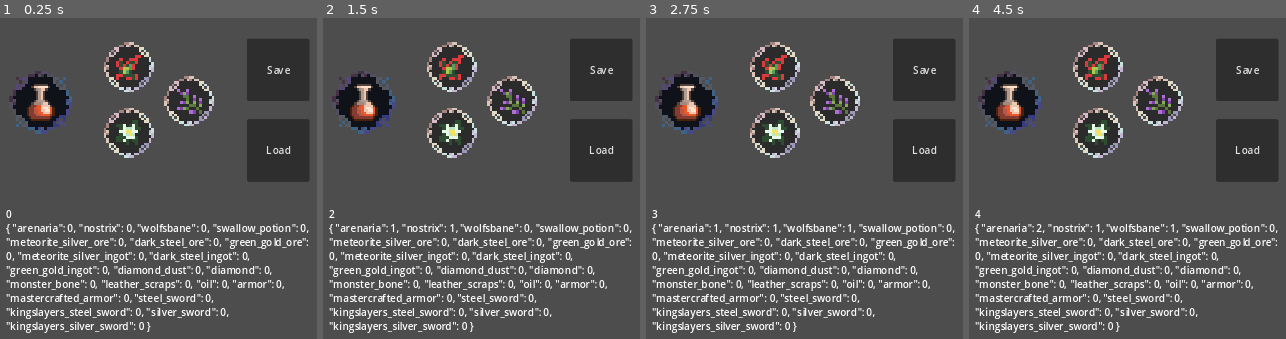
Above: before the commit, frames 1-4 (left to right).
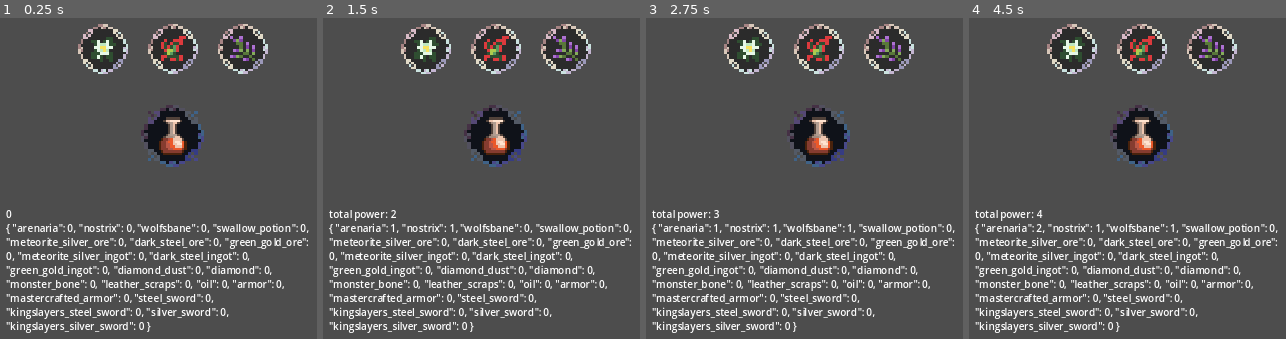
Above: after the commit, the same moments.

Repository: alexg-lviv/Mori-Bazius-Frontend
Game: Godot game, scene res://src/scenes/Main.tscn
Same seed, same stepped clock (60 frames per second), same inputs: the game is played once before the commit and once after it.
Inputs (mouse positions are in pixels of both pictures, inside the frame that each line leads up to; where the layout moved, square brackets give the same spot in the first picture):
- Up to frame 1 (0.25 s): no input
- Up to frame 2 (1.5 s): click (427, 50) [452, 133] at 0.5 s; click (497, 50) [452, 66] at 1.25 s
- Up to frame 3 (2.75 s): click (890, 50) [836, 101] at 2 s
- Up to frame 4 (4.5 s): click (1247, 69) at 2.75 s, where only the run before the commit has a clickable "Save"; click (1247, 149) at 3.5 s, where only the run before the commit has a clickable "Load"; click (1073, 50) [1098, 133] at 4.25 s

The runs differ from the first frame. In frame 1, 21% of the frame differs, in the area x 2-98%, y 1-52%; in frame 2, 21%; in frame 3, 21%, in the area x 1-98%, y 1-64%; in frame 4, 21%.

Commit message:
Refactor

Diff:
--- a/src/project.godot
+++ b/src/project.godot
@@ -18,9 +18,8 @@
 [autoload]
 
 Items="*res://src/singletons/Items.gd"
+Stats="*res://src/singletons/Stats.gd"
 Events="*res://src/singletons/Events.gd"
-Stats="*res://src/singletons/Stats.gd"
-Hunters="*res://src/singletons/Hunters.gd"
 
 [display]
 
--- /dev/null
+++ b/src/shaders/outline.gdshader
@@ -0,0 +1,62 @@
+shader_type canvas_item;
+
+uniform vec4 color : source_color = vec4(1.0);
+uniform float width : hint_range(0, 10) = 1.0;
+uniform int pattern : hint_range(0, 2) = 0; // diamond, circle, square
+uniform bool inside = false;
+uniform bool add_margins = true; // only useful when inside is false
+
+void vertex() {
+	if (add_margins) {
+		VERTEX += (UV * 2.0 - 1.0) * width;
+	}
+}
+
+bool hasContraryNeighbour(vec2 uv, vec2 texture_pixel_size, sampler2D texture) {
+	for (float i = -ceil(width); i <= ceil(width); i++) {
+		float x = abs(i) > width ? width * sign(i) : i;
+		float offset;
+
+		if (pattern == 0) {
+			offset = width - abs(x);
+		} else if (pattern == 1) {
+			offset = floor(sqrt(pow(width + 0.5, 2) - x * x));
+		} else if (pattern == 2) {
+			offset = width;
+		}
+
+		for (float j = -ceil(offset); j <= ceil(offset); j++) {
+			float y = abs(j) > offset ? offset * sign(j) : j;
+			vec2 xy = uv + texture_pixel_size * vec2(x, y);
+
+			if ((xy != clamp(xy, vec2(0.0), vec2(1.0)) || texture(texture, xy).a == 0.0) == inside) {
+				return true;
+			}
+		}
+	}
+
+	return false;
+}
+
+void fragment() {
+	vec2 uv = UV;
+
+	if (add_margins) {
+		vec2 texture_pixel_size = vec2(1.0) / (vec2(1.0) / TEXTURE_PIXEL_SIZE + vec2(width * 2.0));
+
+		uv = (uv - texture_pixel_size * width) * TEXTURE_PIXEL_SIZE / texture_pixel_size;
+
+		if (uv != clamp(uv, vec2(0.0), vec2(1.0))) {
+			COLOR.a = 0.0;
+		} else {
+			COLOR = texture(TEXTURE, uv);
+		}
+	} else {
+		COLOR = texture(TEXTURE, uv);
+	}
+
+	if ((COLOR.a > 0.0) == inside && hasContraryNeighbour(uv, TEXTURE_PIXEL_SIZE, TEXTURE)) {
+		COLOR.rgb = inside ? mix(COLOR.rgb, color.rgb, color.a) : color.rgb;
+		COLOR.a += (1.0 - COLOR.a) * color.a;
+	}
+}
--- a/src/src/scenes/Main.gd
+++ b/src/src/scenes/Main.gd
@@ -1,10 +1,6 @@
 extends Control
 
 @onready var _craftables := get_node("Craftables").get_children()
-
-@onready var POST: HTTPRequest = get_node("POST")
-@onready var GET: HTTPRequest = get_node("GET")
-
 
 # TODO: remove
 @onready var _text = $ItemsText
@@ -19,20 +15,12 @@
 
 func _update_label(item: String, _qty_delta: int):
 	# TODO: change only item's label, and not all
-	_text.text = str(Stats.power) + "\n" + str(Items.qty)
+	_text.text = "total power: " + str(Stats.power) + "\n" + str(Items.qty)
 
 func _update_requirements(item: String, _qty_delta: int):
 	# TODO: update only for items with dirrect requirements of item
 	for i in _craftables:
 		i.validate()
-
-
-func _on_get_request_completed(result, response_code, headers, body):
-	pass # Replace with function body.
-
-
-func _on_post_request_completed(result, response_code, headers, body):
-	pass # Replace with function body.
 
 
 func _on_save_butt_pressed():
--- a/src/src/scenes/Main.tscn
+++ b/src/src/scenes/Main.tscn
@@ -1,11 +1,9 @@
-[gd_scene load_steps=7 format=3 uid="uid://856gt2srm51g"]
+[gd_scene load_steps=5 format=3 uid="uid://856gt2srm51g"]
 
 [ext_resource type="Script" path="res://src/scenes/Main.gd" id="1_ffidp"]
 [ext_resource type="PackedScene" uid="uid://cbog86ioeumba" path="res://src/scenes/UI/HUD.tscn" id="1_lvsag"]
-[ext_resource type="PackedScene" uid="uid://drobr7qbpsydj" path="res://src/scenes/buttons/clickable/herbs/Arenaria.tscn" id="3_ryayw"]
-[ext_resource type="PackedScene" uid="uid://xvrpfg5p5x0a" path="res://src/scenes/buttons/clickable/herbs/Nostrix.tscn" id="4_efj4v"]
-[ext_resource type="PackedScene" uid="uid://d0d2yyxajlqqd" path="res://src/scenes/buttons/clickable/herbs/Wolfsbane.tscn" id="5_mhjde"]
-[ext_resource type="PackedScene" uid="uid://bkoviaquik3u6" path="res://src/scenes/buttons/craftable/potions/SwallowPotion.tscn" id="6_f54wq"]
+[ext_resource type="PackedScene" uid="uid://dcr4jexn1te80" path="res://src/scenes/buttons/clickable/Clickable.tscn" id="3_1pax5"]
+[ext_resource type="PackedScene" uid="uid://c8nry6kat8a84" path="res://src/scenes/buttons/craftable/Craftable.tscn" id="4_g1d0j"]
 
 [node name="Main" type="Control"]
 layout_mode = 3
@@ -26,58 +24,40 @@
 grow_horizontal = 2
 grow_vertical = 2
 
-[node name="Arenaria" parent="Clickables" instance=ExtResource("3_ryayw")]
+[node name="Arenaria" parent="Clickables" instance=ExtResource("3_1pax5")]
 layout_mode = 0
-offset_left = 251.0
-offset_top = 272.0
-offset_right = 331.0
-offset_bottom = 352.0
+offset_left = 210.0
+offset_top = 138.0
+offset_right = 290.0
+offset_bottom = 218.0
+_name = "arenaria"
 
-[node name="Nostrix" parent="Clickables" instance=ExtResource("4_efj4v")]
+[node name="Nostrix" parent="Clickables" instance=ExtResource("3_1pax5")]
 layout_mode = 0
-offset_left = 251.0
-offset_top = 167.0
-offset_right = 331.0
-offset_bottom = 247.0
+offset_left = 322.0
+offset_top = 137.0
+offset_right = 402.0
+offset_bottom = 217.0
+_name = "nostrix"
 
-[node name="Wolfsbane" parent="Clickables" instance=ExtResource("5_mhjde")]
+[node name="Wolfsbane" parent="Clickables" instance=ExtResource("3_1pax5")]
 layout_mode = 0
-offset_left = 348.0
-offset_top = 221.0
-offset_right = 428.0
-offset_bottom = 301.0
+offset_left = 433.0
+offset_top = 137.0
+offset_right = 513.0
+offset_bottom = 217.0
+_name = "wolfsbane"
 
 [node name="Craftables" type="Control" parent="."]
 anchors_preset = 0
 
-[node name="SwallowPotion" parent="Craftables" instance=ExtResource("6_f54wq")]
+[node name="SwallowPotion" parent="Craftables" instance=ExtResource("4_g1d0j")]
 layout_mode = 0
-offset_left = 100.0
-offset_top = 213.0
-offset_right = 200.0
-offset_bottom = 313.0
-
-[node name="GET" type="HTTPRequest" parent="."]
-
-[node name="POST" type="HTTPRequest" parent="."]
-
-[node name="SaveButt" type="Button" parent="."]
-custom_minimum_size = Vector2(100, 100)
-layout_mode = 0
-offset_left = 480.0
-offset_top = 161.0
-offset_right = 488.0
-offset_bottom = 169.0
-text = "Save"
-
-[node name="LoadButt" type="Button" parent="."]
-custom_minimum_size = Vector2(100, 100)
-layout_mode = 0
-offset_left = 480.0
-offset_top = 290.0
-offset_right = 580.0
-offset_bottom = 390.0
-text = "Load"
+offset_left = 311.0
+offset_top = 267.0
+offset_right = 411.0
+offset_bottom = 367.0
+_name = "swallow_potion"
 
 [node name="ItemsText" type="RichTextLabel" parent="."]
 custom_minimum_size = Vector2(500, 100)
@@ -91,7 +71,4 @@
 wait_time = 30.0
 autostart = true
 
-[connection signal="request_completed" from="GET" to="." method="_on_get_request_completed"]
-[connection signal="request_completed" from="POST" to="." method="_on_post_request_completed"]
-[connection signal="pressed" from="SaveButt" to="." method="_on_save_butt_pressed"]
 [connection signal="timeout" from="SaveTimer" to="." method="_on_save_timer_timeout"]
--- a/src/src/scenes/buttons/clickable/Clickable.gd
+++ b/src/src/scenes/buttons/clickable/Clickable.gd
@@ -1,20 +1,19 @@
 extends TextureButton
 
 @export var _name: String
-var _item: Item
+@onready var _item: Item = get_node("Item")
 
 func _ready():
-	_item = Items.items[_name].instantiate()
-	add_child(_item)
-	_center_item()
+	_item.item_name = _name
 
 func _on_pressed():
 	Events.emit_signal("update_qty", _name, 1)
 
-func _center_item():
-	_item.set_anchors_preset(Control.PRESET_FULL_RECT)
 
-	_item.set_anchor_and_offset(SIDE_LEFT, 0, 20)
-	_item.set_anchor_and_offset(SIDE_TOP, 0, 20)
-	_item.set_anchor_and_offset(SIDE_RIGHT, 1, -20)
-	_item.set_anchor_and_offset(SIDE_BOTTOM, 1, -20)
+#func _center_item():
+#	_item.set_anchors_preset(Control.PRESET_FULL_RECT)
+#
+#	_item.set_anchor_and_offset(SIDE_LEFT, 0, 20)
+#	_item.set_anchor_and_offset(SIDE_TOP, 0, 20)
+#	_item.set_anchor_and_offset(SIDE_RIGHT, 1, -20)
+#	_item.set_anchor_and_offset(SIDE_BOTTOM, 1, -20)
--- a/src/src/scenes/buttons/clickable/Clickable.tscn
+++ b/src/src/scenes/buttons/clickable/Clickable.tscn
@@ -1,7 +1,8 @@
-[gd_scene load_steps=3 format=3 uid="uid://dcr4jexn1te80"]
+[gd_scene load_steps=4 format=3 uid="uid://dcr4jexn1te80"]
 
 [ext_resource type="Texture2D" uid="uid://bw2kssw3itt3s" path="res://art/UI/buttons/click_butt.png" id="1_xr21a"]
 [ext_resource type="Script" path="res://src/scenes/buttons/clickable/Clickable.gd" id="2_i2drv"]
+[ext_resource type="Script" path="res://src/scenes/items/Item.gd" id="3_idun8"]
 
 [node name="Clickable" type="TextureButton"]
 custom_minimum_size = Vector2(80, 80)
@@ -9,4 +10,17 @@
 stretch_mode = 5
 script = ExtResource("2_i2drv")
 
+[node name="Item" type="TextureRect" parent="."]
+layout_mode = 1
+anchors_preset = -1
+anchor_right = 1.0
+anchor_bottom = 1.0
+offset_left = 20.0
+offset_top = 20.0
+offset_right = -20.0
+offset_bottom = -20.0
+grow_horizontal = 2
+grow_vertical = 2
+script = ExtResource("3_idun8")
+
 [connection signal="pressed" from="." to="." method="_on_pressed"]
--- a/src/src/scenes/buttons/clickable/herbs/Arenaria.tscn
+++ /dev/null
@@ -1,6 +0,0 @@
-[gd_scene load_steps=2 format=3 uid="uid://drobr7qbpsydj"]
-
-[ext_resource type="PackedScene" uid="uid://dcr4jexn1te80" path="res://src/scenes/buttons/clickable/Clickable.tscn" id="1_8dtk4"]
-
-[node name="Arenaria" instance=ExtResource("1_8dtk4")]
-_name = "arenaria"
--- a/src/src/scenes/buttons/clickable/herbs/Nostrix.tscn
+++ /dev/null
@@ -1,6 +0,0 @@
-[gd_scene load_steps=2 format=3 uid="uid://xvrpfg5p5x0a"]
-
-[ext_resource type="PackedScene" uid="uid://dcr4jexn1te80" path="res://src/scenes/buttons/clickable/Clickable.tscn" id="1_2nvhx"]
-
-[node name="Nostrix" instance=ExtResource("1_2nvhx")]
-_name = "nostrix"
--- a/src/src/scenes/buttons/clickable/herbs/Wolfsbane.tscn
+++ /dev/null
@@ -1,6 +0,0 @@
-[gd_scene load_steps=2 format=3 uid="uid://d0d2yyxajlqqd"]
-
-[ext_resource type="PackedScene" uid="uid://dcr4jexn1te80" path="res://src/scenes/buttons/clickable/Clickable.tscn" id="1_1rqrm"]
-
-[node name="Wolfsbane" instance=ExtResource("1_1rqrm")]
-_name = "wolfsbane"
--- a/src/src/scenes/buttons/craftable/Craftable.gd
+++ b/src/src/scenes/buttons/craftable/Craftable.gd
@@ -3,11 +3,8 @@
 var _requirements: Dictionary
 
 func _ready():
-	_item = Items.items[_name].instantiate()
-	add_child(_item)
-	_center_item()
-
-	_requirements = Items.requirements[_name]
+	_item.item_name = _name
+	_requirements = Items.data[_name]["requirements"]
 	validate()
 
 func validate():
--- a/src/src/scenes/buttons/craftable/potions/SwallowPotion.tscn
+++ /dev/null
@@ -1,6 +0,0 @@
-[gd_scene load_steps=2 format=3 uid="uid://bkoviaquik3u6"]
-
-[ext_resource type="PackedScene" uid="uid://c8nry6kat8a84" path="res://src/scenes/buttons/craftable/Craftable.tscn" id="1_nj5v2"]
-
-[node name="SwallowPotion" instance=ExtResource("1_nj5v2")]
-_name = "swallow_potion"
--- a/src/src/scenes/items/Item.gd
+++ b/src/src/scenes/items/Item.gd
@@ -1,3 +1,8 @@
 extends TextureRect
 
 class_name Item
+
+var item_name: String:
+	set(value):
+		item_name = value
+		set_texture(Items.data[item_name]["sprite"])
--- a/src/src/scenes/items/Item.tscn
+++ b/src/src/scenes/items/Item.tscn
@@ -1,12 +1,15 @@
-[gd_scene load_steps=3 format=3 uid="uid://cuy5ckkpl4byb"]
+[gd_scene load_steps=4 format=3 uid="uid://cuy5ckkpl4byb"]
 
 [ext_resource type="Texture2D" uid="uid://3q34acw8j4ue" path="res://art/items/clickable/herbs/nostrix.png" id="1_h1onl"]
 [ext_resource type="Script" path="res://src/scenes/items/Item.gd" id="2_5px8s"]
 
+[sub_resource type="ShaderMaterial" id="ShaderMaterial_lt6g4"]
+resource_local_to_scene = true
+
 [node name="Item" type="TextureRect"]
+material = SubResource("ShaderMaterial_lt6g4")
 offset_right = 32.0
 offset_bottom = 32.0
-mouse_filter = 2
 texture = ExtResource("1_h1onl")
 stretch_mode = 5
 script = ExtResource("2_5px8s")
--- a/src/src/scenes/items/herbs/Arenaria.tscn
+++ /dev/null
@@ -1,7 +0,0 @@
-[gd_scene load_steps=3 format=3 uid="uid://dey7o3kyb0ngq"]
-
-[ext_resource type="PackedScene" uid="uid://cuy5ckkpl4byb" path="res://src/scenes/items/Item.tscn" id="1_pxufx"]
-[ext_resource type="Texture2D" uid="uid://dvfjmd5ejyfe3" path="res://art/items/clickable/herbs/arenaria.png" id="2_0gt1n"]
-
-[node name="Arenaria" instance=ExtResource("1_pxufx")]
-texture = ExtResource("2_0gt1n")
--- a/src/src/scenes/items/herbs/Nostrix.tscn
+++ /dev/null
@@ -1,5 +0,0 @@
-[gd_scene load_steps=2 format=3 uid="uid://btsnthmpuegex"]
-
-[ext_resource type="PackedScene" uid="uid://cuy5ckkpl4byb" path="res://src/scenes/items/Item.tscn" id="1_atlk0"]
-
-[node name="Nostrix" instance=ExtResource("1_atlk0")]
--- a/src/src/scenes/items/herbs/Wolfsbane.tscn
+++ /dev/null
@@ -1,7 +0,0 @@
-[gd_scene load_steps=3 format=3 uid="uid://dcy6sgdswilqs"]
-
-[ext_resource type="PackedScene" uid="uid://cuy5ckkpl4byb" path="res://src/scenes/items/Item.tscn" id="1_7jwvl"]
-[ext_resource type="Texture2D" uid="uid://ivrdkuook6o4" path="res://art/items/clickable/herbs/wolfsbane.png" id="2_mobt1"]
-
-[node name="Wolfsbane" instance=ExtResource("1_7jwvl")]
-texture = ExtResource("2_mobt1")
--- a/src/src/scenes/items/potions/SwallowPotion.tscn
+++ /dev/null
@@ -1,7 +0,0 @@
-[gd_scene load_steps=3 format=3 uid="uid://cmsoa48g0p3ce"]
-
-[ext_resource type="PackedScene" uid="uid://cuy5ckkpl4byb" path="res://src/scenes/items/Item.tscn" id="1_e7a6f"]
-[ext_resource type="Texture2D" uid="uid://b313xt6e8clyr" path="res://art/items/craftable/potions/swallow.png" id="2_eiu8t"]
-
-[node name="SwallowPotion" instance=ExtResource("1_e7a6f")]
-texture = ExtResource("2_eiu8t")
--- a/src/src/singletons/Events.gd
+++ b/src/src/singletons/Events.gd
@@ -1,16 +1,61 @@
 extends Node
+
+# TODO
+var _url: String
+
+var _GET = HTTPRequest.new()
+var _POST = HTTPRequest.new()
+
 
 signal update_qty(item: String, qty_delta: int)
 
 signal save()
 
+signal pull()
+
+
 func _ready():
 	update_qty.connect(_update_qty)
-	save.connect(_print_on_save)
+	save.connect(_on_save)
+	pull.connect(_on_pull)
+
+	_POST.request_completed.connect(_on_post_request_completed)
+	_GET.request_completed.connect(_on_get_request_completed)
+
 
 func _update_qty(item: String, qty_delta: int):
 	Items.qty[item] += qty_delta
-	Stats.power += qty_delta * Items.power[item]
+	Stats.power += qty_delta * Items.data[item]["power"]
 
-func _print_on_save():
+
+func _on_save():
 	print("Save emitted")
+	var err = _POST.request(
+		#TODO: player id
+		_url,
+		["Content-Type: application/json"],
+		HTTPClient.METHOD_POST,
+		JSON.stringify(Items.qty)
+	)
+	# TODO: error checks
+
+func _on_pull():
+	print("Load emitted")
+	var err = _GET.request(
+		#TODO: player id
+		_url,
+	)
+	# TODO: error checks
+
+func _on_post_request_completed(result, response_code, headers, body):
+	# TODO: error checks
+	pass
+
+func _on_get_request_completed(result, response_code, headers, body):
+	# TODO: error checks
+	var res = JSON.parse_string(body.get_string_from_utf8())
+	if res:
+		Items.qty = res
+	else:
+		# TODO: jsonification error
+		pass
--- a/src/src/singletons/Hunters.gd
+++ /dev/null
@@ -1 +0,0 @@
-extends Node
--- a/src/src/singletons/Items.gd
+++ b/src/src/singletons/Items.gd
@@ -1,37 +1,98 @@
 extends Node
 
+const data: Dictionary = {
+	"arenaria": {
+		"power": 1,
+		"sprite": preload("res://art/items/clickable/herbs/arenaria.png"),
+		"requirements": null,
+	},
+	"nostrix": {
+		"power": 1,
+		"sprite": preload("res://art/items/clickable/herbs/nostrix.png"),
+		"requirements": null,
+	},
+	"wolfsbane": {
+		"power": 1,
+		"sprite": preload("res://art/items/clickable/herbs/wolfsbane.png"),
+		"requirements": null,
+	},
 
-const power: Dictionary = {
-	"arenaria": 1,
-	"nostrix": 1,
-	"wolfsbane": 1,
+	"swallow_potion": {
+		"power": 25,
+		"sprite": preload("res://art/items/craftable/potions/swallow.png"),
+		"requirements": {
+			"arenaria": 10,
+			"nostrix": 5,
+			"wolfsbane": 5,
+		},
+	},
 
-	"swallow_potion": 25,
+	"meteorite_silver_ore": {
+		"power": 5,
+		"requirements": null,
+	},
+	"dark_steel_ore": {
+		"power": 5,
+		"requirements": null,
+	},
+	"green_gold_ore": {
+		"power": 5,
+		"requirements": null,
+	},
 
-	"meteorite_silver_ore": 5,
-	"dark_steel_ore": 5,
-	"green_gold_ore": 5,
+	"meteorite_silver_ingot": {
+		"power": 100,
+	},
+	"dark_steel_ingot": {
+		"power": 100,
+	},
+	"green_gold_ingot": {
+		"power": 100,
+	},
 
-	"meteorite_silver_ingot": 100,
-	"dark_steel_ingot": 100,
-	"green_gold_ingot": 100,
+	"diamond_dust": {
+		"power": 2,
+		"requirements": null,
+	},
+	"diamond": {
+		"power": 50,
+	},
 
-	"diamond_dust": 2,
-	"diamond": 50,
+	"monster_bone": {
+		"power": 1,
+		"requirements": null,
+	},
+	"leather_scraps": {
+		"power": 3,
+		"requirements": null,
+	},
+	"oil": {
+		"power": 1,
+		"requirements": null,
+	},
 
-	"monster_bone": 1,
-	"leather_scraps": 3,
-	"oil": 1,
+	"armor": {
+		"power": 350,
+	},
+	"mastercrafted_armor": {
+		"power": 2500,
+	},
 
-	"armor": 350,
-	"mastercrafted_armor": 2500,
+	"steel_sword": {
+		"power": 550,
+	},
+	"kingslayers_steel_sword": {
+		"power": 3500,
+	},
 
-	"steel_sword": 550,
-	"kingslayers_steel_sword": 3500,
+	"silver_sword": {
+		"power": 550,
+	},
+	"kingslayers_silver_sword": {
+		"power": 3500,
+	},
+}
 
-	"silver_sword": 550,
-	"kingslayers_silver_sword": 3500,
-}
 
 var qty: Dictionary = {
 	"arenaria": 0,
@@ -64,19 +125,3 @@
 	"silver_sword": 0,
 	"kingslayers_silver_sword": 0,
 }
-
-const items: Dictionary = {
-	"arenaria": preload("res://src/scenes/items/herbs/Arenaria.tscn"),
-	"nostrix": preload("res://src/scenes/items/herbs/Nostrix.tscn"),
-	"wolfsbane": preload("res://src/scenes/items/herbs/Wolfsbane.tscn"),
-
-	"swallow_potion": preload("res://src/scenes/items/potions/SwallowPotion.tscn"),
-}
-
-const requirements: Dictionary = {
-	"swallow_potion": {
-		"arenaria": 10,
-		"nostrix": 5,
-		"wolfsbane": 5,
-	}
-}
